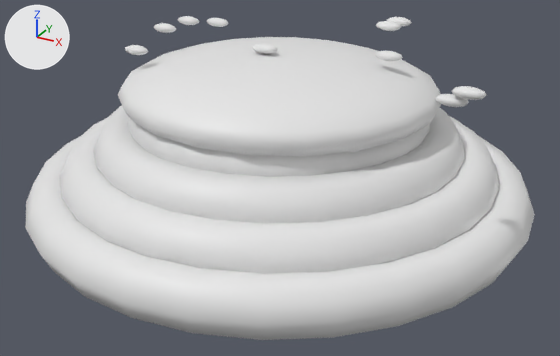
What one commit did to the glTF model models/catch_breads/bread_raisin_caramel_danish.glb.
One viewpoint serves both versions: a 50 mm lens placed at (0.468, -0.849, 0.39), pointed at (0.015, -0.025, -0.022). Lighting does not change. The marker at upper left points along +X, +Y and +Z. The older version comes first. Where no turn or scale is listed for an object, it has been applied to the vertices.

In view in the first picture: 'パイ生地の渦巻き.016', 'パイ生地の渦巻き.017', 'パイ生地の渦巻き.018', 'パイ生地の渦巻き.019', 'フィリング.004', 'レーズン.013', 'レーズン.014', 'レーズン.015', 'レーズン.016', 'レーズン.017', 'レーズン.018', 'レーズン.019', 'レーズン.020', 'レーズン.021', 'レーズン.022'.
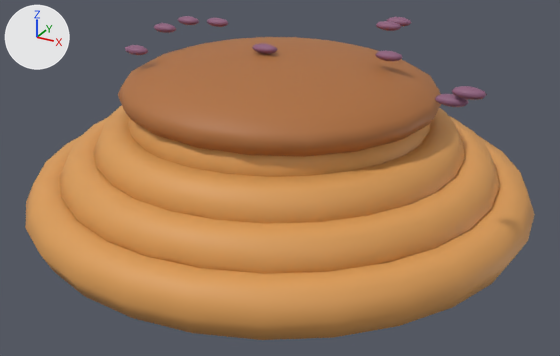
Changed parts and their boxes [x1, y1, x2, y2] in the pictures (560 x 356 px):
'パイ生地の渦巻き.016', recoloured (white to orange)
    both: [25, 135, 535, 340]
'フィリング.004', recoloured (white to brown)
    both: [118, 37, 441, 157]
'パイ生地の渦巻き.017', recoloured (white to orange)
    both: [60, 116, 500, 274]
'パイ生地の渦巻き.018', recoloured (white to orange)
    both: [94, 105, 465, 223]
'パイ生地の渦巻き.019', recoloured (white to orange)
    both: [128, 119, 430, 177]
'レーズン.022', recoloured (white to purple)
    both: [452, 86, 487, 100]
'レーズン.018', recoloured (white to purple)
    both: [435, 94, 469, 107]
'レーズン.019', recoloured (white to purple)
    both: [375, 51, 403, 61]
'レーズン.015', recoloured (white to purple)
    both: [252, 43, 278, 54]
'レーズン.017', recoloured (white to purple)
    both: [376, 21, 401, 31]
'レーズン.021', recoloured (white to purple)
    both: [125, 45, 148, 55]
'レーズン.014', recoloured (white to purple)
    both: [154, 23, 176, 33]
'レーズン.016', recoloured
    both: [207, 18, 229, 27]
'レーズン.013', recoloured
    both: [178, 16, 199, 25]
'レーズン.020', recoloured
    both: [387, 17, 412, 26]

The change, as a list of edits to the scene's bpy script:
```text
Change mat_焼きたての山吹色:
    mat_焼きたての山吹色.base_color: (0.8, 0.8, 0.8) -> (0.72, 0.34, 0.095)  # white #e7e7e7 -> orange #dd9e57
Change mat_香ばしい焼き目:
    mat_香ばしい焼き目.base_color: (0.8, 0.8, 0.8) -> (0.43, 0.16, 0.045)  # white #e7e7e7 -> brown #af6f3c
Change mat_レーズン:
    mat_レーズン.base_color: (0.8, 0.8, 0.8) -> (0.27, 0.11, 0.2)  # white #e7e7e7 -> purple #8e5d7c
```
